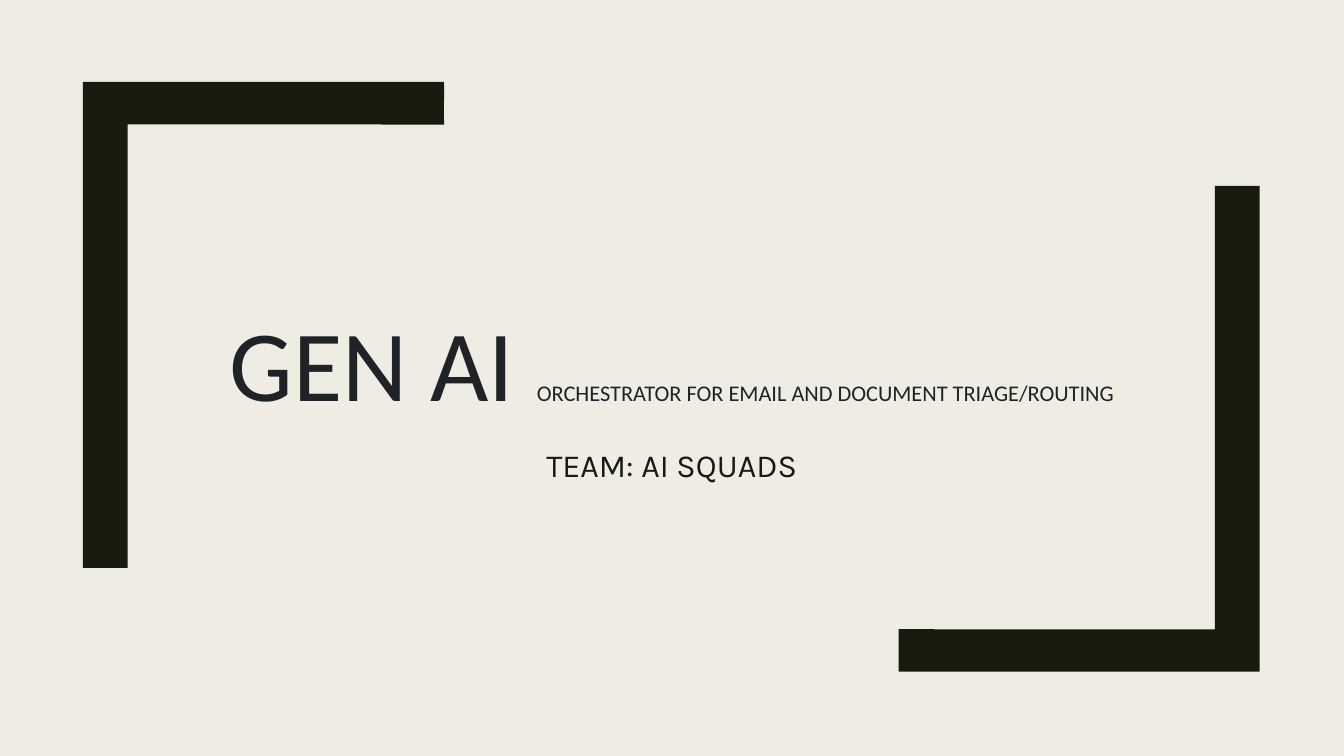
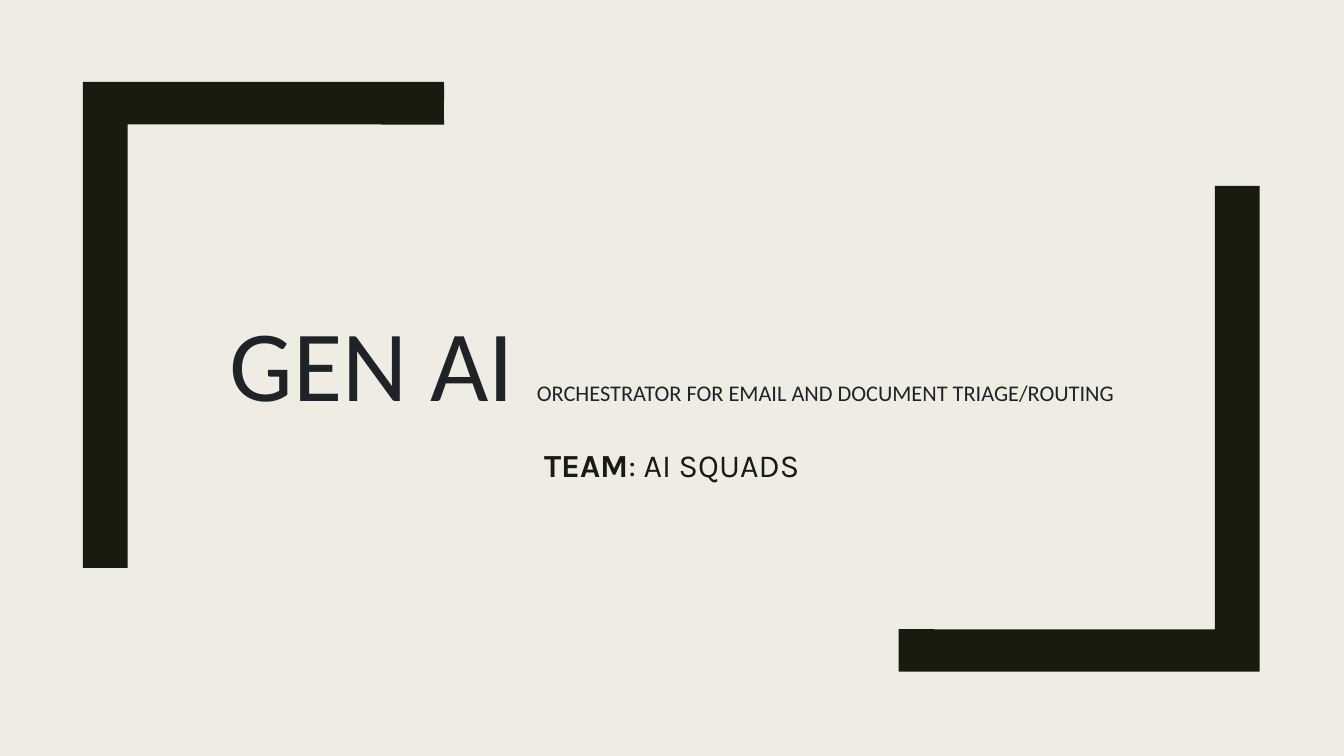
Before and after one commit to ewfx/gaied-ai-squad, a slide deck: slide 1 of artifacts/demo/AISquad_Gen AI Orchestrator for Email and Document Triage.pptx. Drawn at 1344x756 pixels with LibreOffice and Linux fonts; fonts in the diff are those of the drawing. Boxes give left, top, right and bottom in pixels: in the first picture for what was removed or moved away, otherwise in the second. Text is boxed around its words. In the diff, an @@ line names an element or a change of style, - is before the commit and + after.

```diff
--- a/artifacts/demo/AISquad_Gen AI Orchestrator for Email and Document Triage.pptx
+++ b/artifacts/demo/AISquad_Gen AI Orchestrator for Email and Document Triage.pptx
@@ subtitle "TEAM: AI SQUADS" at [544,456,800,483]: bold on in "TEAM:" @@
```
Also in this commit, not shown: 1 other slide changed, 6 slides added, 5 slides removed.
